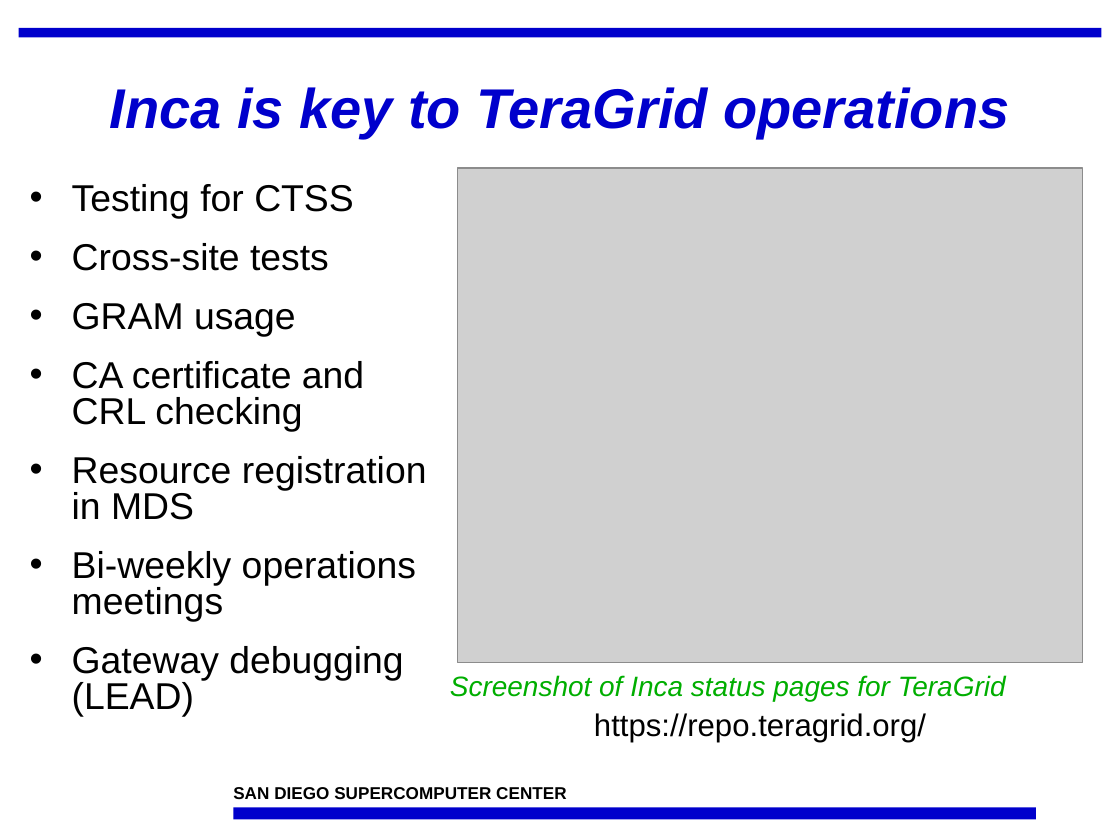
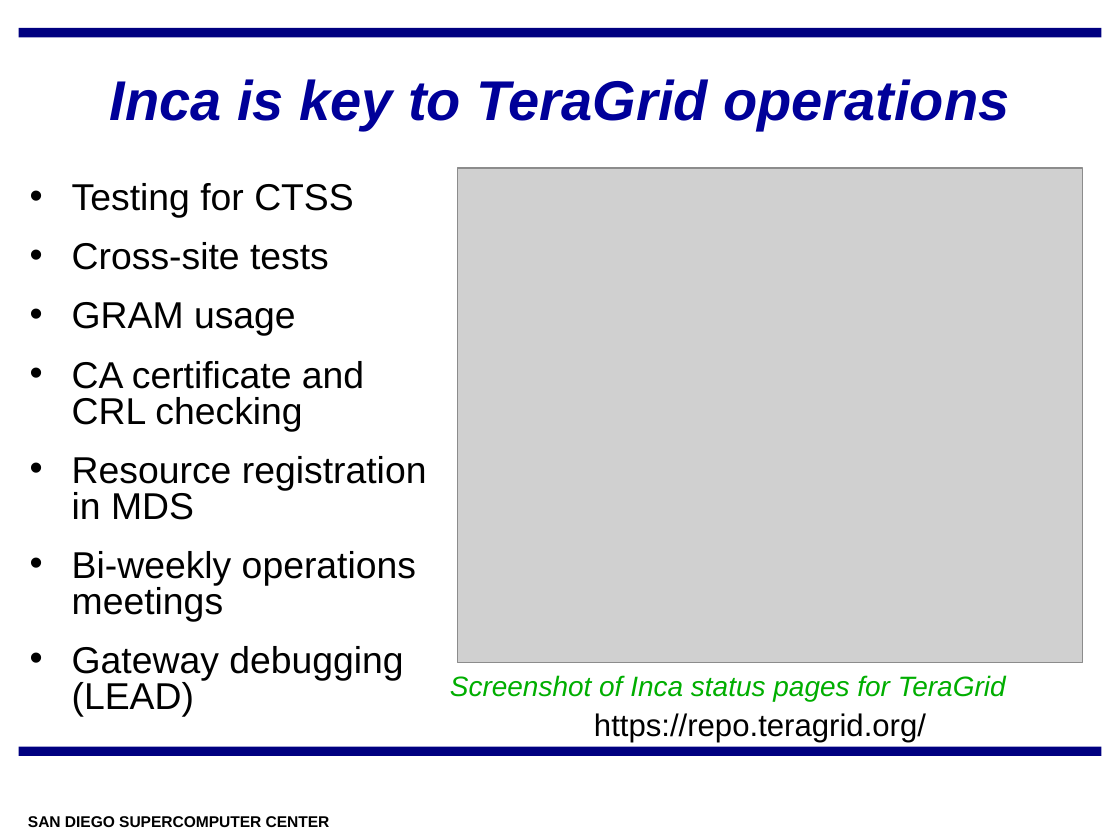
Before and after one commit to IncaProject/inca-xsede, a slide deck: slide 4 of talks/inca-nsf_02-08.ppt. Drawn at 1120x840 pixels with LibreOffice and Linux fonts; fonts in the diff are those of the drawing; grey boxes stand for pictures; background and template pictures are left out. Boxes give left, top, right and bottom in pixels: in the first picture for what was removed or moved away, otherwise in the second. Text is boxed around its words. In the diff, an @@ line names an element or a change of style, - is before the commit and + after.

```diff
--- a/talks/inca-nsf_02-08.ppt
+++ b/talks/inca-nsf_02-08.ppt
@@ rectangle at (19,28,1102,37): fill #0000CC to #000080 @@
@@ title "Inca is key to TeraGrid ...": place and size @@
-title "Inca is key to TeraGrid ..." at (110,87,1009,138)
+title "Inca is key to TeraGrid ..." at (110,79,1009,130)
@@ title "Inca is key to TeraGrid ..." at (110,79,1009,130): text colour #0000CC to #000099; line spacing 0.9 to 0.95 @@
@@ rectangle added at (19,747,1102,756), fill #000080 @@
@@ rectangle removed at (233,808,1036,820) @@
@@ text "SAN DIEGO SUPERCOMPUTER CENTER": place and size @@
-text "SAN DIEGO SUPERCOMPUTER CENTER" at (233,787,566,799)
+text "SAN DIEGO SUPERCOMPUTER CENTER" at (28,816,330,827)
@@ text "SAN DIEGO SUPERCOMPUTER CENTER" at (28,816,330,827): size 11 to 10 pt @@
```
Also in this commit, not shown: 5 other slides changed.
